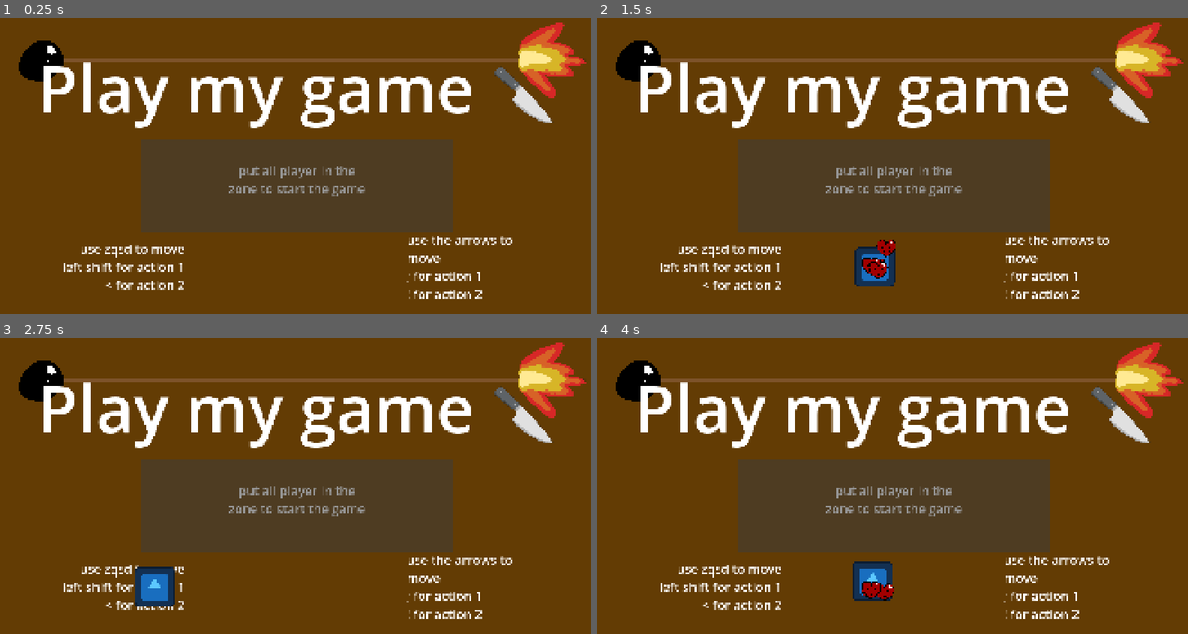
Above: before the commit, frames 1-4 (two rows, left to right).
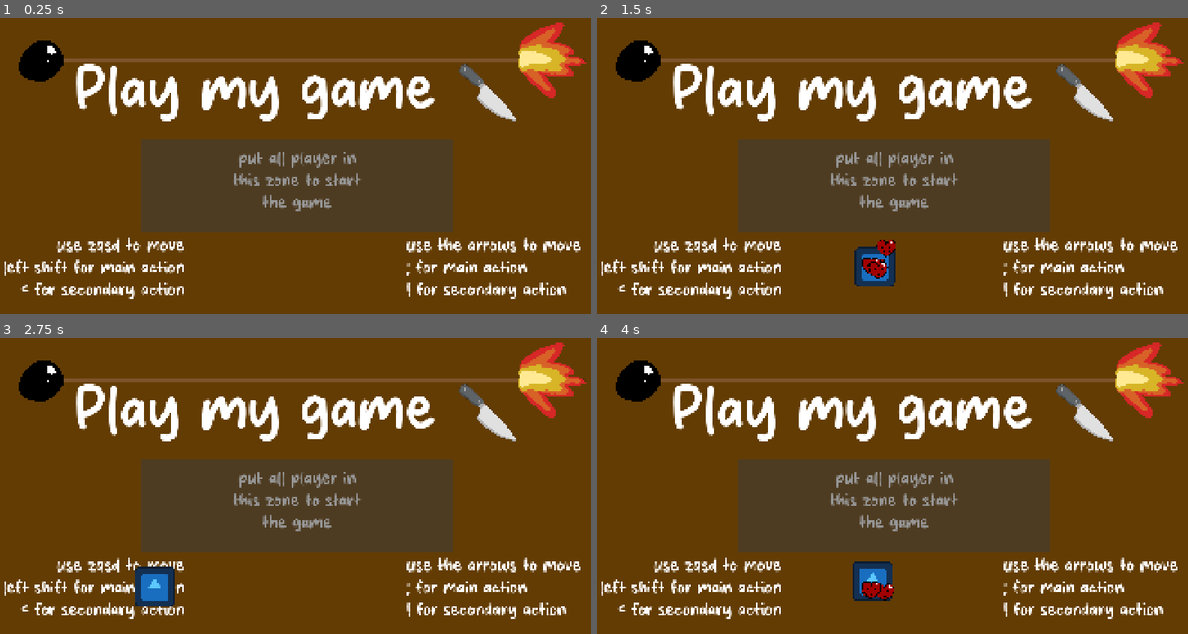
Above: after the commit, the same moments.

Repository: ValT78/minigames
Game: Godot game, scene res://features/MainMenu/MainMenu.tscn
Two runs of this game, one before a commit and one after it. Both use one fixed random seed, a clock stepped at 60 frames per second and the inputs below. The engine's default icon, where the game draws it, is replaced by a stand-in: a white triangle on a blue panel in a dark square.
Inputs (mouse positions are in pixels of both pictures, inside the frame that each line leads up to):
- Up to frame 1 (0.25 s): no input
- Up to frame 2 (1.5 s): tap Enter at 0.5 s; move the mouse to (1028, 168) at 0.52 s; hold D from 0.53 s (still down); tap Shift at 0.6, 1.35 s; click (1028, 168) at 0.67 s; tap W at 0.77 s; move the mouse to (774, 201) at 1.27 s; click (774, 201) at 1.42 s
- Up to frame 3 (2.75 s): tap W at 1.52 s; move the mouse to (354, 432) at 2.02 s; release D at 2.03 s; hold A from 2.03 s (still down); tap Shift at 2.1 s; click (354, 432) at 2.17 s
- Up to frame 4 (4 s): move the mouse to (862, 571) at 2.77 s; release A at 2.78 s; hold D from 2.78 s (still down); tap Shift at 2.85, 3.6 s; click (862, 571) at 2.92 s; tap W at 3.02, 3.77 s; move the mouse to (1075, 557) at 3.52 s; click (1075, 557) at 3.67 s

The runs differ from the first frame. In frame 1, 12% of the frame differs, in the area x 0-99%, y 14-95%; in frame 2, 12%; in frame 3, 11%; in frame 4, 12%.

Commit message:
polish background and font

Diff:
--- a/features/MainMenu/MainMenu.tscn
+++ b/features/MainMenu/MainMenu.tscn
@@ -2,14 +2,17 @@
 
 [ext_resource type="Script" uid="uid://7jm2a1fuuyo2" path="res://features/MainMenu/main_menu.gd" id="1_0ev0v"]
 [ext_resource type="Texture2D" uid="uid://tadca6b70rwt" path="res://features/Backbone/bombCore.png" id="2_58hl1"]
+[ext_resource type="FontFile" uid="uid://bmxgb7tj3hgwt" path="res://Global assets/Fonts/Cheese Milky.otf" id="2_elusd"]
 [ext_resource type="Texture2D" uid="uid://dq4jtygsawuh3" path="res://features/Backbone/bombFlame.png" id="3_elusd"]
 [ext_resource type="Texture2D" uid="uid://dtjfsmspvdbq5" path="res://features/Backbone/bombFuze.png" id="4_drvas"]
 
 [sub_resource type="LabelSettings" id="LabelSettings_g4v7s"]
+font = ExtResource("2_elusd")
 font_size = 209
 
 [sub_resource type="LabelSettings" id="LabelSettings_58hl1"]
-font_size = 40
+font = ExtResource("2_elusd")
+font_size = 61
 
 [sub_resource type="StyleBoxTexture" id="StyleBoxTexture_qr7g0"]
 texture = ExtResource("4_drvas")
@@ -46,7 +49,7 @@
 grow_horizontal = 2
 size_flags_horizontal = 3
 size_flags_vertical = 6
-text = "put all player in the zone to start the game"
+text = "put all player in this zone to start the game"
 label_settings = SubResource("LabelSettings_58hl1")
 horizontal_alignment = 1
 vertical_alignment = 1
@@ -57,7 +60,7 @@
 anchors_preset = 5
 anchor_left = 0.5
 anchor_right = 0.5
-offset_left = 150.0
+offset_left = 3.0
 offset_top = 575.0
 offset_right = 600.0
 offset_bottom = 1025.0
@@ -66,8 +69,8 @@
 size_flags_horizontal = 3
 size_flags_vertical = 6
 text = "use zqsd to move
-left shift for action 1
-< for action 2"
+left shift for main action
+< for secondary action"
 label_settings = SubResource("LabelSettings_58hl1")
 horizontal_alignment = 2
 vertical_alignment = 1
@@ -80,15 +83,15 @@
 anchor_right = 0.5
 offset_left = 1311.0
 offset_top = 575.0
-offset_right = 1761.0
+offset_right = 1901.0
 offset_bottom = 1025.0
 grow_horizontal = 2
 pivot_offset_ratio = Vector2(1, 0)
 size_flags_horizontal = 3
 size_flags_vertical = 6
 text = "use the arrows to move
-; for action 1
-! for action 2"
+; for main action
+! for secondary action"
 label_settings = SubResource("LabelSettings_58hl1")
 vertical_alignment = 1
 autowrap_mode = 3
--- a/features/multi/player_registry.gd
+++ b/features/multi/player_registry.gd
@@ -44,6 +44,7 @@
 func join_profile(profile_id: StringName) -> bool:
 	if not PROFILES.has(profile_id) or has_profile(profile_id):
 		return false
+	if profile_id == &"mouse" : return false
 
 	# Les identifiants ne sont jamais recyclés avant une réinitialisation complète.
 	var player_number := _next_player_id
--- a/minigames/MapTarget.tscn
+++ b/minigames/MapTarget.tscn
@@ -3,9 +3,12 @@
 [ext_resource type="Script" uid="uid://bv8p331noh4kk" path="res://features/MapTarget/map_target.gd" id="1_opr6b"]
 [ext_resource type="Texture2D" uid="uid://y1cqm4qpaowg" path="res://features/MapTarget/map.png" id="2_3n4fs"]
 [ext_resource type="Script" uid="uid://bd0hf7xqcaxf5" path="res://features/MapTarget/Country.gd" id="3_d041r"]
+[ext_resource type="FontFile" uid="uid://bmxgb7tj3hgwt" path="res://Global assets/Fonts/Cheese Milky.otf" id="4_3n4fs"]
+[ext_resource type="Texture2D" uid="uid://cyb5s7ch7e48i" path="res://features/MapTarget/WoodFloors_WallnutWood_Pattern2_A2.png" id="5_d041r"]
 
 [sub_resource type="LabelSettings" id="LabelSettings_g4v7s"]
-font_size = 80
+font = ExtResource("4_3n4fs")
+font_size = 97
 
 [node name="MapTarget" type="Node2D" unique_id=676898344]
 script = ExtResource("1_opr6b")
@@ -69,15 +72,31 @@
 polygon = PackedVector2Array(-119, 45, -88, -28, -53, -47, -20, -52, 23, -90, 38, -63, 95, -45, 91, 30, 29, 50, -120, 58)
 
 [node name="CountryIndication" type="Label" parent="." unique_id=1704002539]
-offset_left = 321.0
-offset_top = 103.0
-offset_right = 686.0
-offset_bottom = 326.0
+offset_left = 312.0
+offset_top = 128.0
+offset_right = 677.0
+offset_bottom = 351.0
 text = "FIND
 Lithuania"
 label_settings = SubResource("LabelSettings_g4v7s")
 horizontal_alignment = 1
 vertical_alignment = 1
+
+[node name="TextureRect" type="TextureRect" parent="." unique_id=408637267]
+z_index = -100
+custom_minimum_size = Vector2(1920, 1080)
+anchors_preset = 15
+anchor_right = 1.0
+anchor_bottom = 1.0
+offset_right = 1920.0
+offset_bottom = 1080.0
+grow_horizontal = 2
+grow_vertical = 2
+size_flags_horizontal = 3
+size_flags_vertical = 3
+texture = ExtResource("5_d041r")
+expand_mode = 1
+stretch_mode = 1
 
 [connection signal="area_entered" from="CountryCollider/France" to="CountryCollider/France" method="_on_area_entered"]
 [connection signal="area_entered" from="CountryCollider/Ukraine" to="CountryCollider/Ukraine" method="_on_area_entered"]
Binary file added: Global assets/Fonts/Cheese Milky.otf
Not shown, added: Global assets/Fonts/Cheese Milky.otf.import
Binary file added: features/MapTarget/WoodFloors_WallnutWood_Pattern2_A2.png
Not shown, added: features/MapTarget/WoodFloors_WallnutWood_Pattern2_A2.png.import
